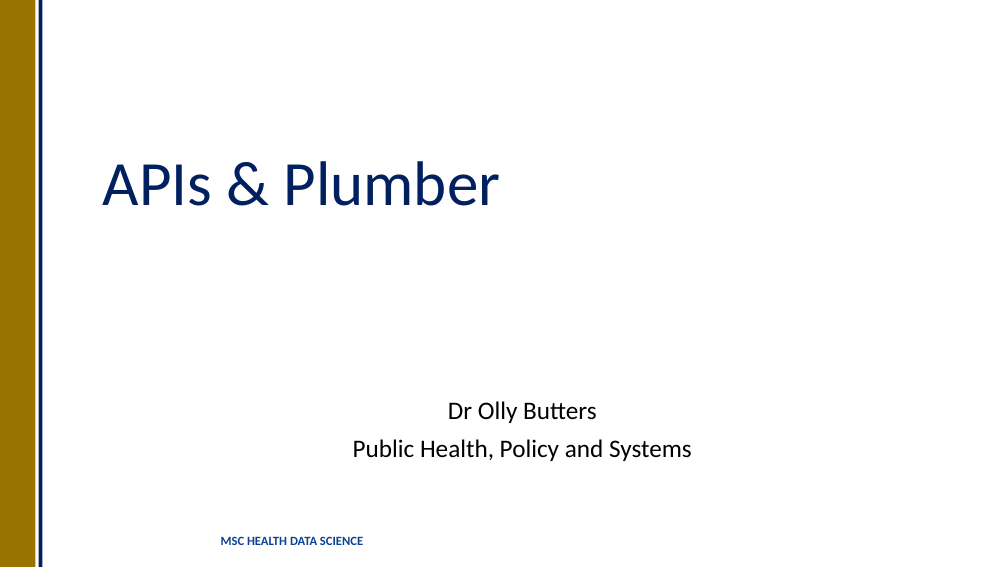
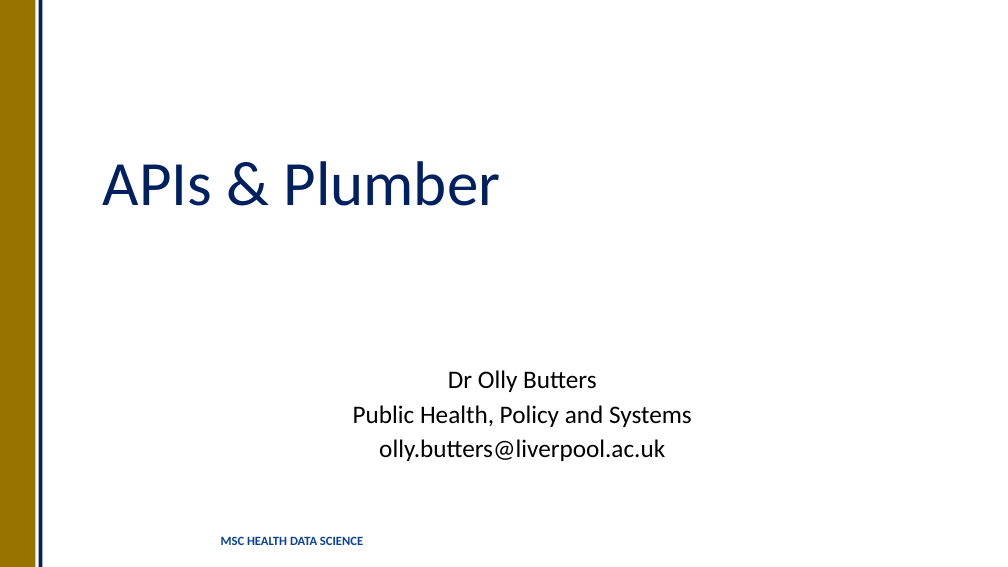
Before and after one commit to OllyButters/HDS-plumber, a slide deck: slide 1 of api_plumber_slides.pptx. Drawn at 1008x567 pixels with LibreOffice and Linux fonts; fonts in the diff are those of the drawing; background and template pictures are left out. Boxes give left, top, right and bottom in pixels: in the first picture for what was removed or moved away, otherwise in the second. Text is boxed around its words. In the diff, an @@ line names an element or a change of style, - is before the commit and + after.

```diff
--- a/api_plumber_slides.pptx
+++ b/api_plumber_slides.pptx
@@ subtitle at [353,370,692,427]: line spacing 0.9 to 0.8 @@
@@ subtitle at [379,439,665,461]: paragraph added @@
+olly.butters@liverpool.ac.uk
```
Also in this commit, not shown: 1 other slide changed, 1 other file.
